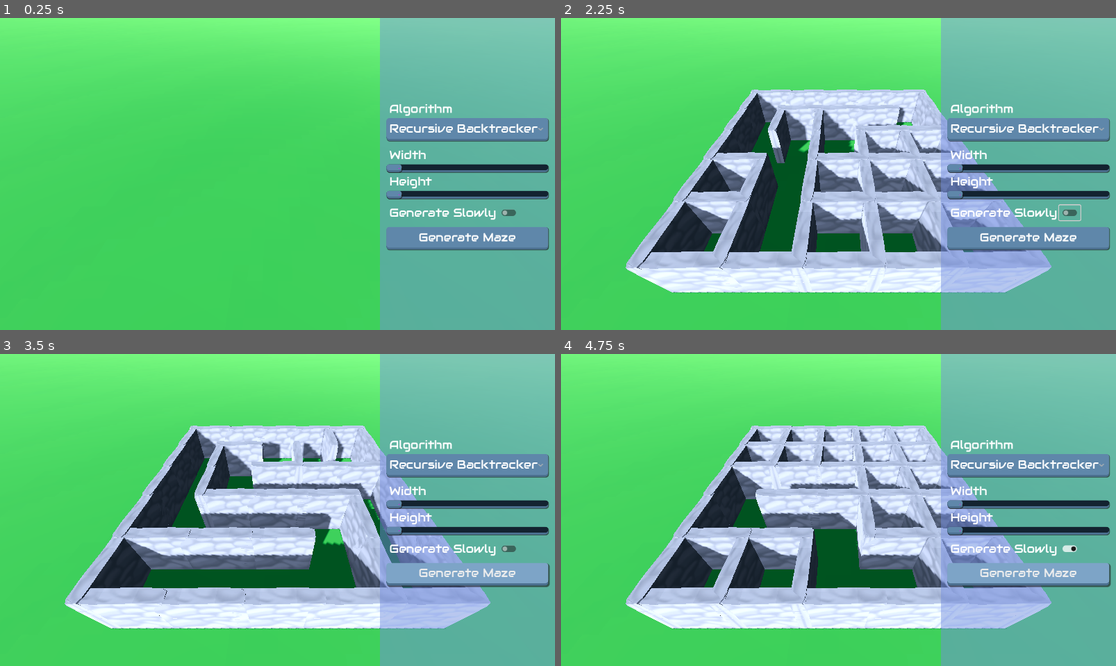
Above: before the commit, frames 1-4 (two rows, left to right).
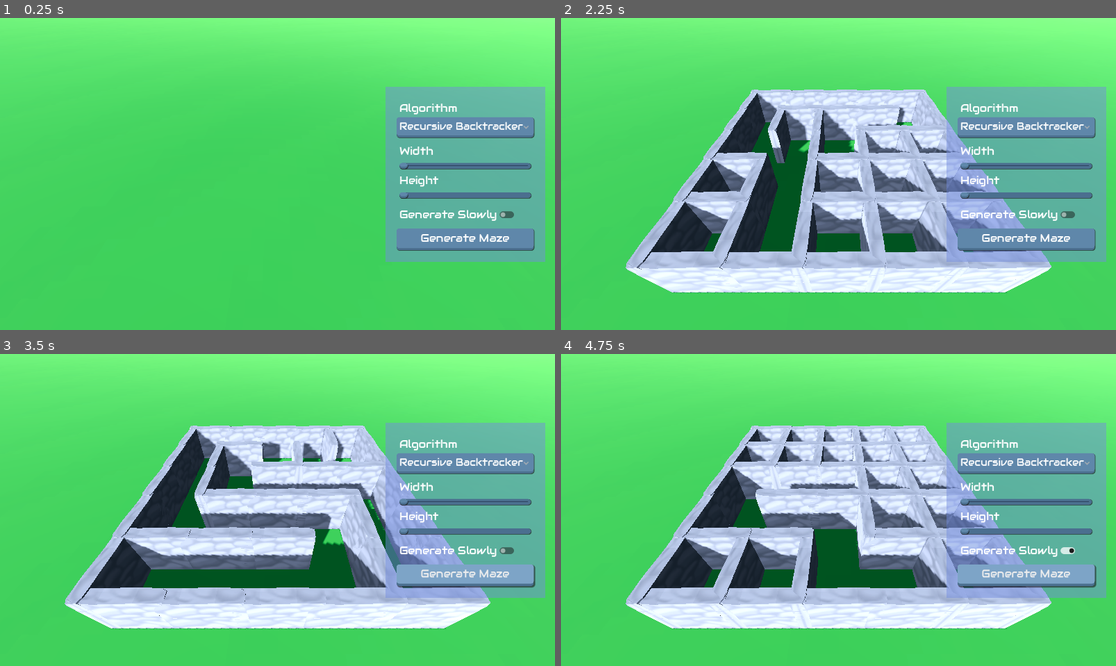
Above: after the commit, the same moments.

Repository: GuiBDBello/godot-maze-generator
Game: Godot game, scene res://scenes/playable/game.tscn
Same seed, same stepped clock (60 frames per second), same inputs: the game is played once before the commit and once after it.
Inputs (mouse positions are in pixels of both pictures, inside the frame that each line leads up to; where the layout moved, square brackets give the same spot in the first picture):
- Up to frame 1 (0.25 s): no input
- Up to frame 2 (2.25 s): click (1066, 214) [1071, 211] at 0.5 s; click "Generate Maze" at 1.25 s; click (1066, 214) [1071, 211] at 2 s
- Up to frame 3 (3.5 s): click "Generate Maze" at 2.75 s
- Up to frame 4 (4.75 s): click (1066, 550) [1071, 547] at 3.5 s; click "Generate Maze" at 4.25 s

The runs differ from the first frame. In frame 1, 20% of the frame differs, in the area x 68-100%, y 0-100%; in frame 2, 20%; in frame 3, 20%; in frame 4, 20%.

Commit message:
Add new input to move the camera and to hide the UI

Diff:
--- a/project.godot
+++ b/project.godot
@@ -15,6 +15,15 @@
 config/features=PackedStringArray("4.2", "Forward Plus")
 config/icon="res://icon.svg"
 
+[input]
+
+toggle_menu_visible={
+"deadzone": 0.5,
+"events": [Object(InputEventKey,"resource_local_to_scene":false,"resource_name":"","device":-1,"window_id":0,"alt_pressed":false,"shift_pressed":false,"ctrl_pressed":false,"meta_pressed":false,"pressed":false,"keycode":0,"physical_keycode":72,"key_label":0,"unicode":104,"echo":false,"script":null)
+, Object(InputEventKey,"resource_local_to_scene":false,"resource_name":"","device":-1,"window_id":0,"alt_pressed":false,"shift_pressed":false,"ctrl_pressed":false,"meta_pressed":false,"pressed":false,"keycode":0,"physical_keycode":77,"key_label":0,"unicode":109,"echo":false,"script":null)
+]
+}
+
 [rendering]
 
 renderer/rendering_method="gl_compatibility"
--- a/resources/ui_theme.tres
+++ b/resources/ui_theme.tres
@@ -1,6 +1,18 @@
-[gd_resource type="Theme" load_steps=13 format=3 uid="uid://h6sur28uuqjw"]
+[gd_resource type="Theme" load_steps=20 format=3 uid="uid://h6sur28uuqjw"]
 
 [ext_resource type="FontFile" uid="uid://hpwa21wdhqnr" path="res://resources/Audiowide/Audiowide-Regular.ttf" id="1_cmhkn"]
+
+[sub_resource type="StyleBoxFlat" id="StyleBoxFlat_baiix"]
+content_margin_left = 4.0
+content_margin_top = 4.0
+content_margin_right = 4.0
+content_margin_bottom = 4.0
+bg_color = Color(0.1, 0.1, 0.1, 0.3)
+corner_radius_top_left = 3
+corner_radius_top_right = 3
+corner_radius_bottom_right = 3
+corner_radius_bottom_left = 3
+corner_detail = 5
 
 [sub_resource type="StyleBoxEmpty" id="StyleBoxEmpty_2878j"]
 
@@ -49,11 +61,21 @@
 expand_margin_bottom = 6.0
 shadow_offset = Vector2(4, 4)
 
-[sub_resource type="PlaceholderTexture2D" id="PlaceholderTexture2D_t2bce"]
+[sub_resource type="StyleBoxEmpty" id="StyleBoxEmpty_dxq5v"]
 
-[sub_resource type="PlaceholderTexture2D" id="PlaceholderTexture2D_esaiw"]
+[sub_resource type="StyleBoxEmpty" id="StyleBoxEmpty_1ykm6"]
 
-[sub_resource type="PlaceholderTexture2D" id="PlaceholderTexture2D_pfpke"]
+[sub_resource type="StyleBoxEmpty" id="StyleBoxEmpty_r0bx8"]
+
+[sub_resource type="StyleBoxEmpty" id="StyleBoxEmpty_a2mfx"]
+
+[sub_resource type="ImageTexture" id="ImageTexture_iu8b5"]
+
+[sub_resource type="ImageTexture" id="ImageTexture_fm6d1"]
+
+[sub_resource type="ImageTexture" id="ImageTexture_a8dp5"]
+
+[sub_resource type="ImageTexture" id="ImageTexture_v7ruf"]
 
 [sub_resource type="StyleBoxFlat" id="StyleBoxFlat_j5kvv"]
 bg_color = Color(0.372549, 0.529412, 0.666667, 1)
@@ -63,44 +85,38 @@
 corner_radius_top_right = 6
 corner_radius_bottom_right = 6
 corner_radius_bottom_left = 6
-expand_margin_left = 6.0
-expand_margin_top = 6.0
-expand_margin_right = 6.0
-expand_margin_bottom = 6.0
 shadow_color = Color(0.099986, 0.099986, 0.099986, 0.6)
 shadow_size = 1
 shadow_offset = Vector2(1, 1)
 
 [sub_resource type="StyleBoxFlat" id="StyleBoxFlat_ru2lj"]
 bg_color = Color(0.393102, 0.551811, 0.690945, 1)
+border_width_bottom = 2
 border_color = Color(0.294299, 0.435877, 0.559053, 1)
 corner_radius_top_left = 6
 corner_radius_top_right = 6
 corner_radius_bottom_right = 6
 corner_radius_bottom_left = 6
-expand_margin_left = 6.0
-expand_margin_top = 6.0
-expand_margin_right = 6.0
-expand_margin_bottom = 6.0
 shadow_color = Color(0.099986, 0.099986, 0.099986, 0.6)
 shadow_size = 1
 shadow_offset = Vector2(1, 1)
 
 [sub_resource type="StyleBoxFlat" id="StyleBoxFlat_ll8j7"]
-bg_color = Color(0.0769857, 0.136043, 0.187104, 1)
-border_width_bottom = 4
+bg_color = Color(0.151996, 0.21579, 0.329242, 1)
+border_width_left = 6
+border_width_top = 6
+border_width_right = 6
+border_width_bottom = 6
 border_color = Color(0.294299, 0.435877, 0.559053, 1)
 corner_radius_top_left = 6
 corner_radius_top_right = 6
 corner_radius_bottom_right = 6
 corner_radius_bottom_left = 6
-expand_margin_left = 6.0
-expand_margin_top = 6.0
-expand_margin_right = 6.0
-expand_margin_bottom = 6.0
 shadow_color = Color(0.099986, 0.099986, 0.099986, 0.6)
 shadow_size = 1
 shadow_offset = Vector2(1, 1)
+
+[sub_resource type="StyleBoxEmpty" id="StyleBoxEmpty_21gpl"]
 
 [sub_resource type="StyleBoxFlat" id="StyleBoxFlat_kwuao"]
 bg_color = Color(0.372549, 0.529412, 0.666667, 1)
@@ -121,19 +137,48 @@
 [resource]
 default_font = ExtResource("1_cmhkn")
 Button/colors/font_color = Color(1, 1, 1, 1)
+Button/colors/font_disabled_color = Color(0.875, 0.875, 0.875, 0.5)
 Button/colors/font_focus_color = Color(0.929715, 0.929715, 0.929715, 1)
 Button/colors/font_hover_color = Color(0.929412, 0.929412, 0.929412, 1)
+Button/colors/font_hover_pressed_color = Color(1, 1, 1, 1)
+Button/colors/font_outline_color = Color(1, 1, 1, 1)
 Button/colors/font_pressed_color = Color(0, 0, 0, 1)
-Button/font_sizes/font_size = 24
+Button/colors/icon_disabled_color = Color(1, 1, 1, 0.4)
+Button/colors/icon_focus_color = Color(1, 1, 1, 1)
+Button/colors/icon_hover_color = Color(1, 1, 1, 1)
+Button/colors/icon_hover_pressed_color = Color(1, 1, 1, 1)
+Button/colors/icon_normal_color = Color(1, 1, 1, 1)
+Button/colors/icon_pressed_color = Color(1, 1, 1, 1)
+Button/constants/h_separation = 4
+Button/constants/icon_max_width = 0
+Button/constants/outline_size = 0
+Button/font_sizes/font_size = 22
+Button/styles/disabled = SubResource("StyleBoxFlat_baiix")
 Button/styles/focus = SubResource("StyleBoxEmpty_2878j")
 Button/styles/hover = SubResource("StyleBoxFlat_4bon2")
 Button/styles/normal = SubResource("StyleBoxFlat_1ev35")
 Button/styles/pressed = SubResource("StyleBoxFlat_8x1c6")
-HSlider/icons/grabber = SubResource("PlaceholderTexture2D_t2bce")
-HSlider/icons/grabber_highlight = SubResource("PlaceholderTexture2D_esaiw")
-HSlider/icons/tick = SubResource("PlaceholderTexture2D_pfpke")
+CheckButton/styles/hover = SubResource("StyleBoxEmpty_dxq5v")
+CheckButton/styles/hover_pressed = SubResource("StyleBoxEmpty_1ykm6")
+CheckButton/styles/normal = SubResource("StyleBoxEmpty_r0bx8")
+CheckButton/styles/pressed = SubResource("StyleBoxEmpty_a2mfx")
+HSlider/icons/grabber = SubResource("ImageTexture_iu8b5")
+HSlider/icons/grabber_disabled = SubResource("ImageTexture_fm6d1")
+HSlider/icons/grabber_highlight = SubResource("ImageTexture_a8dp5")
+HSlider/icons/tick = SubResource("ImageTexture_v7ruf")
 HSlider/styles/grabber_area = SubResource("StyleBoxFlat_j5kvv")
 HSlider/styles/grabber_area_highlight = SubResource("StyleBoxFlat_ru2lj")
 HSlider/styles/slider = SubResource("StyleBoxFlat_ll8j7")
-Label/font_sizes/font_size = 24
+Label/colors/font_color = Color(1, 1, 1, 1)
+Label/colors/font_outline_color = Color(0, 0, 0, 1)
+Label/colors/font_shadow_color = Color(0.197937, 0.197937, 0.197937, 0)
+Label/constants/line_spacing = 3
+Label/constants/outline_size = 0
+Label/constants/shadow_offset_x = 1
+Label/constants/shadow_offset_y = 1
+Label/constants/shadow_outline_size = 1
+Label/font_sizes/font_size = 22
+Label/fonts/font = ExtResource("1_cmhkn")
+Label/styles/normal = SubResource("StyleBoxEmpty_21gpl")
+OptionButton/font_sizes/font_size = 20
 OptionButton/styles/normal = SubResource("StyleBoxFlat_kwuao")
--- a/scenes/camera.gd
+++ b/scenes/camera.gd
@@ -8,7 +8,10 @@
 
 func _input(event):
 	# Left Mouse Button
-	if event is InputEventMouseMotion and event.button_mask & 1:
+	if event is InputEventMouseMotion and (\
+			event.button_mask == MOUSE_BUTTON_MASK_LEFT or\
+			event.button_mask == MOUSE_BUTTON_MASK_MIDDLE or\
+			event.button_mask == MOUSE_BUTTON_MASK_RIGHT):
 		orbit(event)
 
 	if event is InputEventMouseButton:
--- a/scenes/playable/game.tscn
+++ b/scenes/playable/game.tscn
@@ -144,13 +144,17 @@
 
 [node name="MarginContainerBack" type="MarginContainer" parent="Maze Menu"]
 layout_mode = 1
-anchors_preset = 11
+anchors_preset = 6
 anchor_left = 1.0
+anchor_top = 0.5
 anchor_right = 1.0
-anchor_bottom = 1.0
-offset_left = -222.0
+anchor_bottom = 0.5
+offset_left = -352.0
+offset_top = -181.5
+offset_bottom = 181.5
 grow_horizontal = 0
 grow_vertical = 2
+theme_override_constants/margin_right = 20
 
 [node name="Panel" type="Panel" parent="Maze Menu/MarginContainerBack"]
 layout_mode = 2
@@ -165,7 +169,7 @@
 
 [node name="VBoxContainer" type="VBoxContainer" parent="Maze Menu/MarginContainerBack/MarginContainer"]
 layout_mode = 2
-size_flags_horizontal = 8
+size_flags_horizontal = 4
 size_flags_vertical = 4
 theme_override_constants/separation = 10
 
@@ -188,6 +192,7 @@
 
 [node name="Width HSlider" type="HSlider" parent="Maze Menu/MarginContainerBack/MarginContainer/VBoxContainer"]
 layout_mode = 2
+size_flags_vertical = 1
 theme = ExtResource("6_u4vtj")
 min_value = 2.0
 max_value = 50.0
@@ -218,6 +223,8 @@
 
 [node name="Generate Slowly CheckButton" type="CheckButton" parent="Maze Menu/MarginContainerBack/MarginContainer/VBoxContainer/HBoxContainer"]
 layout_mode = 2
+size_flags_horizontal = 8
+theme = ExtResource("6_u4vtj")
 
 [node name="HFlowContainer3" type="HFlowContainer" parent="Maze Menu/MarginContainerBack/MarginContainer/VBoxContainer"]
 layout_mode = 2
--- a/scenes/ui/menu.gd
+++ b/scenes/ui/menu.gd
@@ -12,6 +12,11 @@
 func _ready() -> void:
 	for algorithm : PackedScene in game.maze_generation_algorithms:
 		option_button.add_item(algorithm._bundled.get("names")[0])
+
+
+func _input(event: InputEvent) -> void:
+	if Input.is_action_just_pressed("toggle_menu_visible"):
+		self.visible = !self.visible
 
 
 func _on_option_button_item_focused(index: int) -> void:
